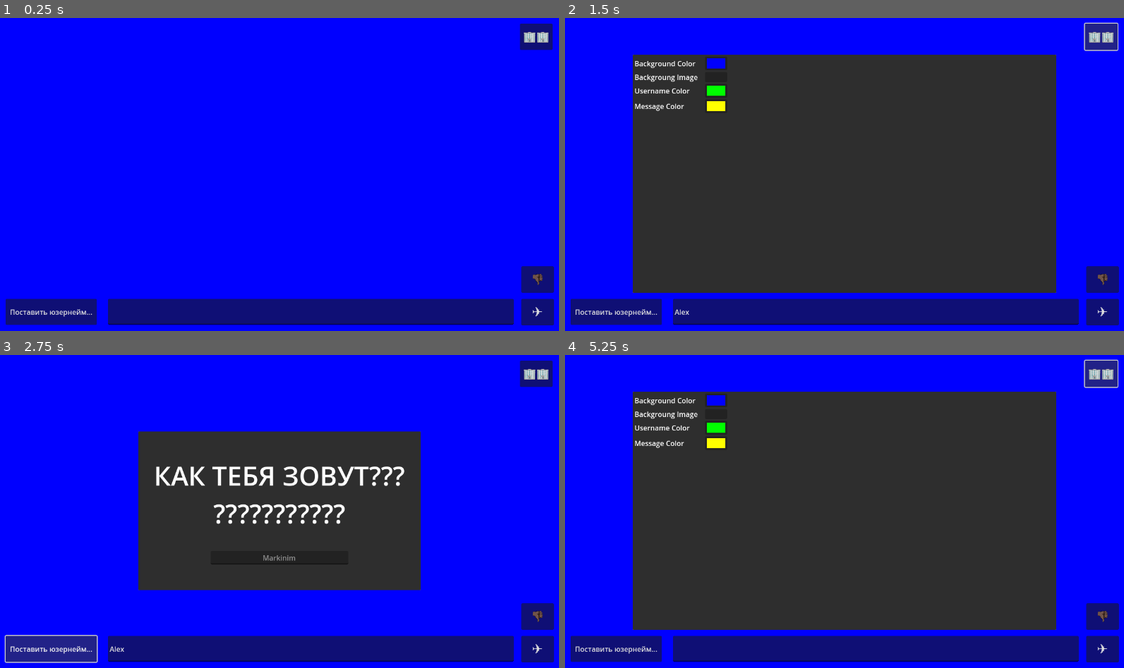
Above: before the commit, frames 1-4 (two rows, left to right).
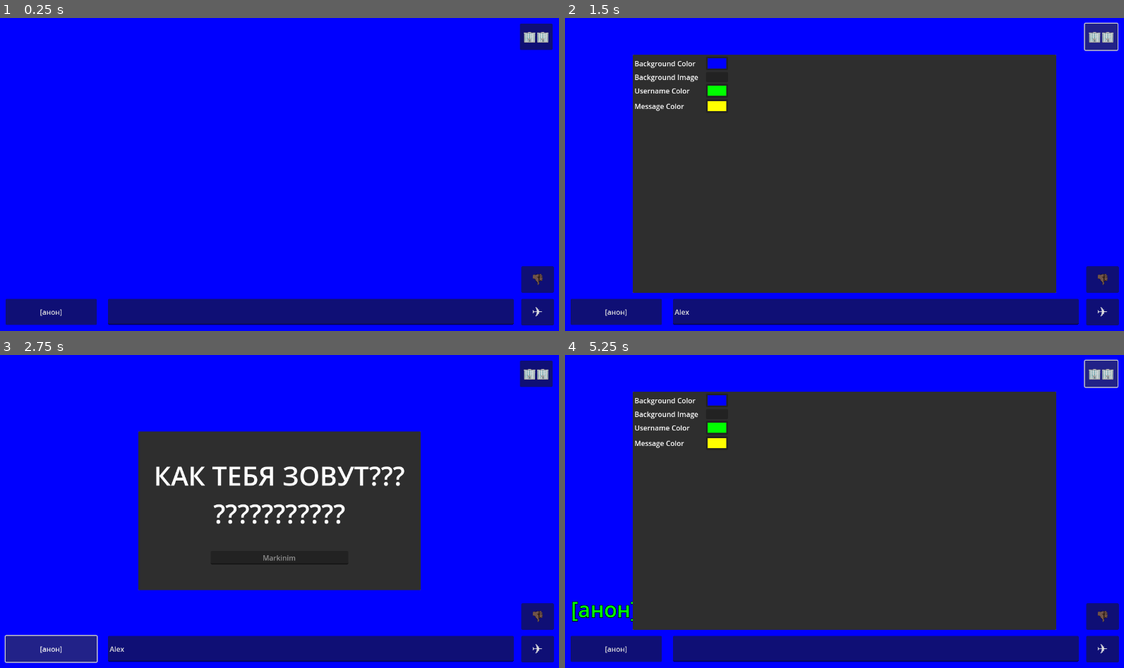
Above: after the commit, the same moments.

Repository: Tailsray/Arkochat
Game: Godot game, scene res://chat.tscn
The game is run twice, just before and just after one commit, with the same random seed, the same clock (stepped at 60 frames per second) and the same inputs.
Inputs (mouse positions are in pixels of both pictures, inside the frame that each line leads up to):
- Up to frame 1 (0.25 s): no input
- Up to frame 2 (1.5 s): click (878, 312) at 0.52 s; type "Alex" at 0.6 s; click "🏢🏢" at 1.25 s
- Up to frame 3 (2.75 s): click "Поставить юзернейм..." (after the commit: "[анон]") at 2 s
- Up to frame 4 (5.25 s): click (844, 558) at 2.77 s; type "12" at 2.85 s; click "✈️" at 3.5 s; click "👎🏿" at 4.25 s; click "🏢🏢" at 5 s

The runs differ from the first frame. In frame 1, 0.1% of the frame differs, in the area x 1-17%, y 93-96%; in frame 2, 0.2%; in frame 3, 0.1%; in frame 4, 0.6%, in the area x 1-29%, y 12-96%.
Error before the commit: Cannot call method 'get_line' on a null value. (res://chat.gd:13)

Commit message:
HOTFIX v0.0.0.0.0.0.0.0.0.0.0.0.0.2

Diff:
--- a/chat.gd
+++ b/chat.gd
@@ -2,7 +2,7 @@
 
 signal settings_applied(settings: ChatSettings)
 
-var username: String
+var username: String = ""
 @onready var scroll_bar = $Scrollable.get_v_scroll_bar()
 
 func scroll_to_the_end():
@@ -10,7 +10,8 @@
 	scroll_bar.set_value_no_signal(scroll_bar.max_value)
 
 func _ready():
-	username = FileAccess.open("user://nickname", FileAccess.READ).get_line()
+	if FileAccess.file_exists("user://nickname"):
+		username = FileAccess.open("user://nickname", FileAccess.READ).get_line()
 	if username == "":
 		username = "[анон]"
 	$Control/SetUsernameButton.text = username
--- a/chat.tscn
+++ b/chat.tscn
@@ -51,7 +51,7 @@
 
 [node name="BackgroundImageLabel" type="Label" parent="Settings/SettingsPopup/ScrollContainer/GridContainer"]
 layout_mode = 2
-text = "Backgroung Image   "
+text = "Background Image   "
 
 [node name="BackgroundImagePicker" type="Button" parent="Settings/SettingsPopup/ScrollContainer/GridContainer"]
 layout_mode = 2
--- a/message.gd
+++ b/message.gd
@@ -21,4 +21,4 @@
 
 func on_settings_applied(settings: ChatSettings) -> void:
 	%LabelWho.add_theme_color_override("font_color", settings.text_username_color)
-	%LabelWhat.add_theme_color_override("font_color", settings.text_message_color)
+	%LabelWhat.modulate = settings.text_message_color
--- a/message.tscn
+++ b/message.tscn
@@ -45,10 +45,10 @@
 
 [node name="LabelWhat" type="RichTextLabel" parent="H/MarginWhat"]
 unique_name_in_owner = true
+modulate = Color(1, 1, 0, 1)
 custom_minimum_size = Vector2(0, 70)
 layout_mode = 2
 size_flags_vertical = 0
-theme_override_colors/default_color = Color(1, 1, 0, 1)
 theme_override_constants/outline_size = 5
 theme_override_constants/shadow_outline_size = 5
 theme_override_font_sizes/normal_font_size = 48
